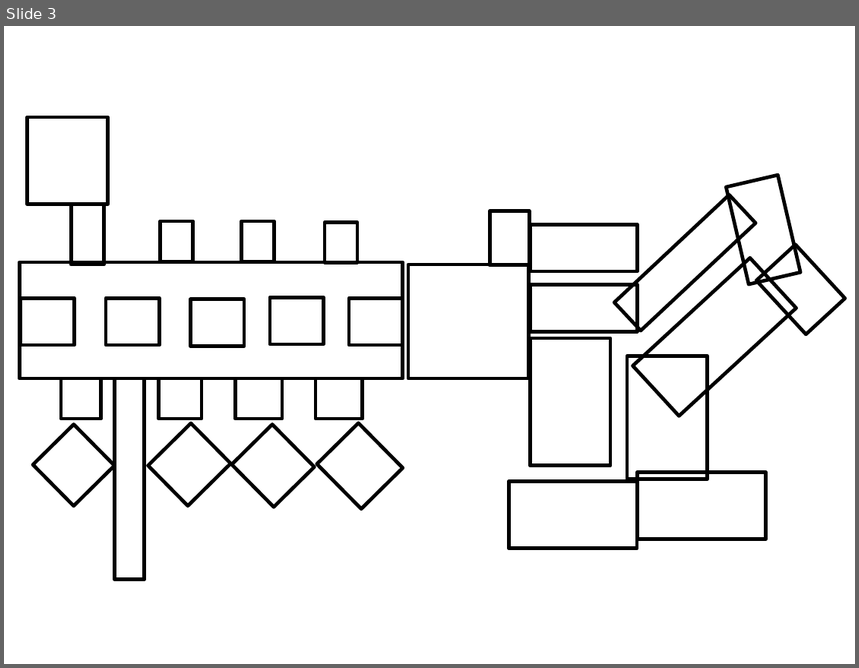
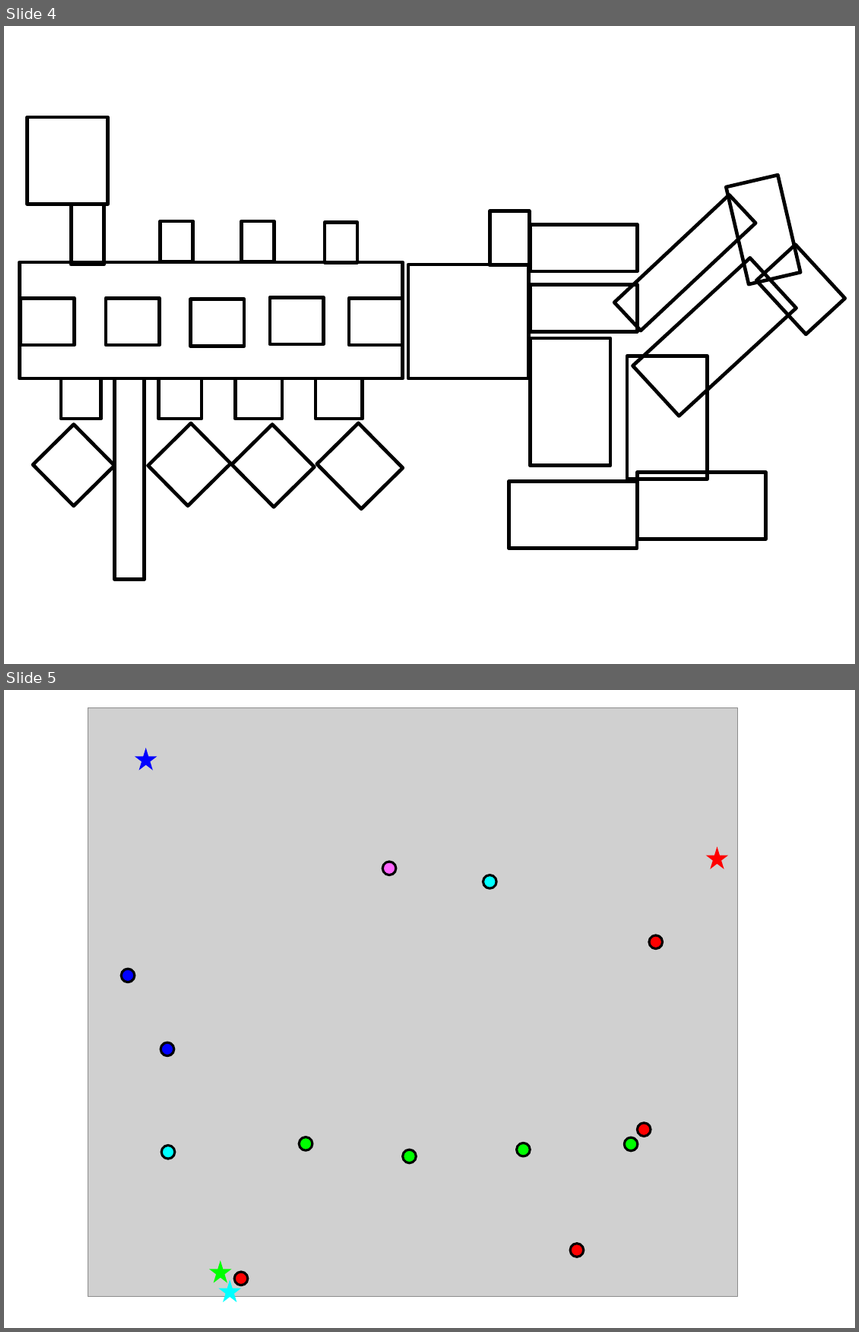
Before and after one commit to magiratex/LocalMania, a slide deck: sim2/makepic.pptx. Shown one above the other, each under a label of ours: slide 3 before the commit, slides 4 and 5 after it. The pictures are 859x668 and 859x1332 pixels, drawn with LibreOffice and Linux fonts; fonts in the diff are those of the drawing; grey boxes stand for pictures. Boxes give left, top, right and bottom in pixels: in the first picture for what was removed or moved away, otherwise in the second. Text is boxed around its words. In the diff, an @@ line names an element or a change of style, - is before the commit and + after.

```diff
--- a/sim2/makepic.pptx
+++ b/sim2/makepic.pptx
@@ slide 5 added at (4,690,855,1328), background #FFFFFF @@
@@ picture added at (88,708,737,1297) @@
@@ star added at (135,748,158,770), fill #0000FF @@
@@ star added at (706,847,728,869), fill #FF0000 @@
@@ ellipse added at (382,862,396,875), fill #FF66FF, outline #000000 2 pt @@
@@ ellipse added at (484,875,496,889), fill #00FFFF, outline #000000 2 pt @@
@@ ellipse added at (649,935,663,948), fill #FF0000, outline #000000 2 pt @@
@@ ellipse added at (122,969,135,983), fill #0000FF, outline #000000 2 pt @@
@@ ellipse added at (161,1043,174,1056), fill #0000FF, outline #000000 2 pt @@
@@ ellipse added at (161,1145,175,1159), fill #00FFFF, outline #000000 2 pt @@
@@ ellipse added at (300,1138,313,1151), fill #00FF00, outline #000000 2 pt @@
@@ ellipse added at (516,1143,530,1157), fill #00FF00, outline #000000 2 pt @@
@@ ellipse added at (624,1138,638,1151), fill #00FF00, outline #000000 2 pt @@
@@ ellipse added at (637,1123,651,1137), fill #FF0000, outline #000000 2 pt @@
@@ ellipse added at (403,1150,417,1163), fill #00FF00, outline #000000 2 pt @@
@@ ellipse added at (570,1244,584,1258), fill #FF0000, outline #000000 2 pt @@
@@ star added at (209,1262,231,1284), fill #00FF00 @@
@@ star added at (218,1280,240,1302), fill #00FFFF @@
@@ ellipse added at (235,1272,248,1286), fill #FF0000, outline #000000 2 pt @@
@@ what was slide 3 is now slide 4 @@
```
Also in this commit, not shown: 3 other slides added, 13 other files.
